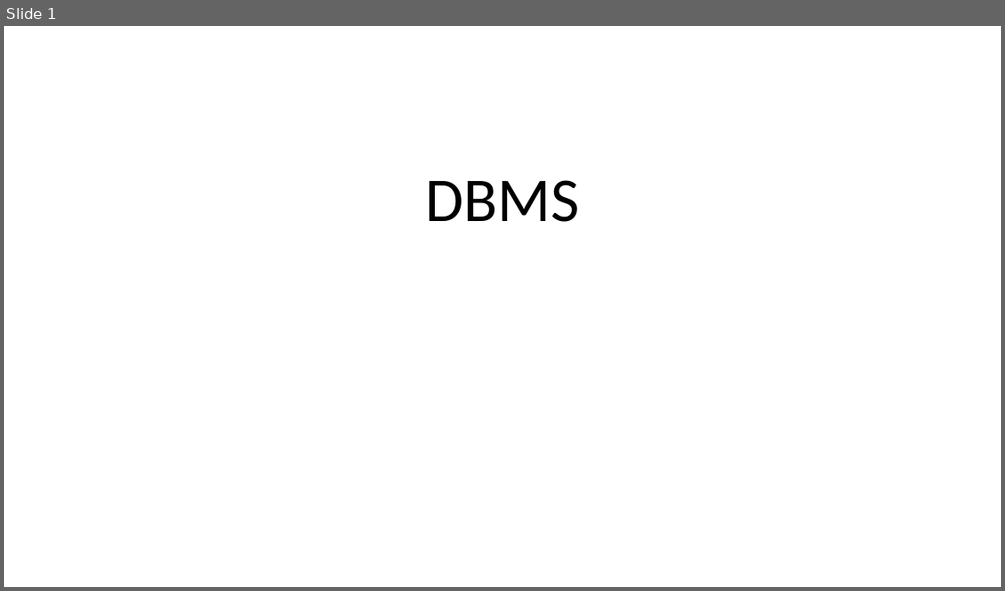
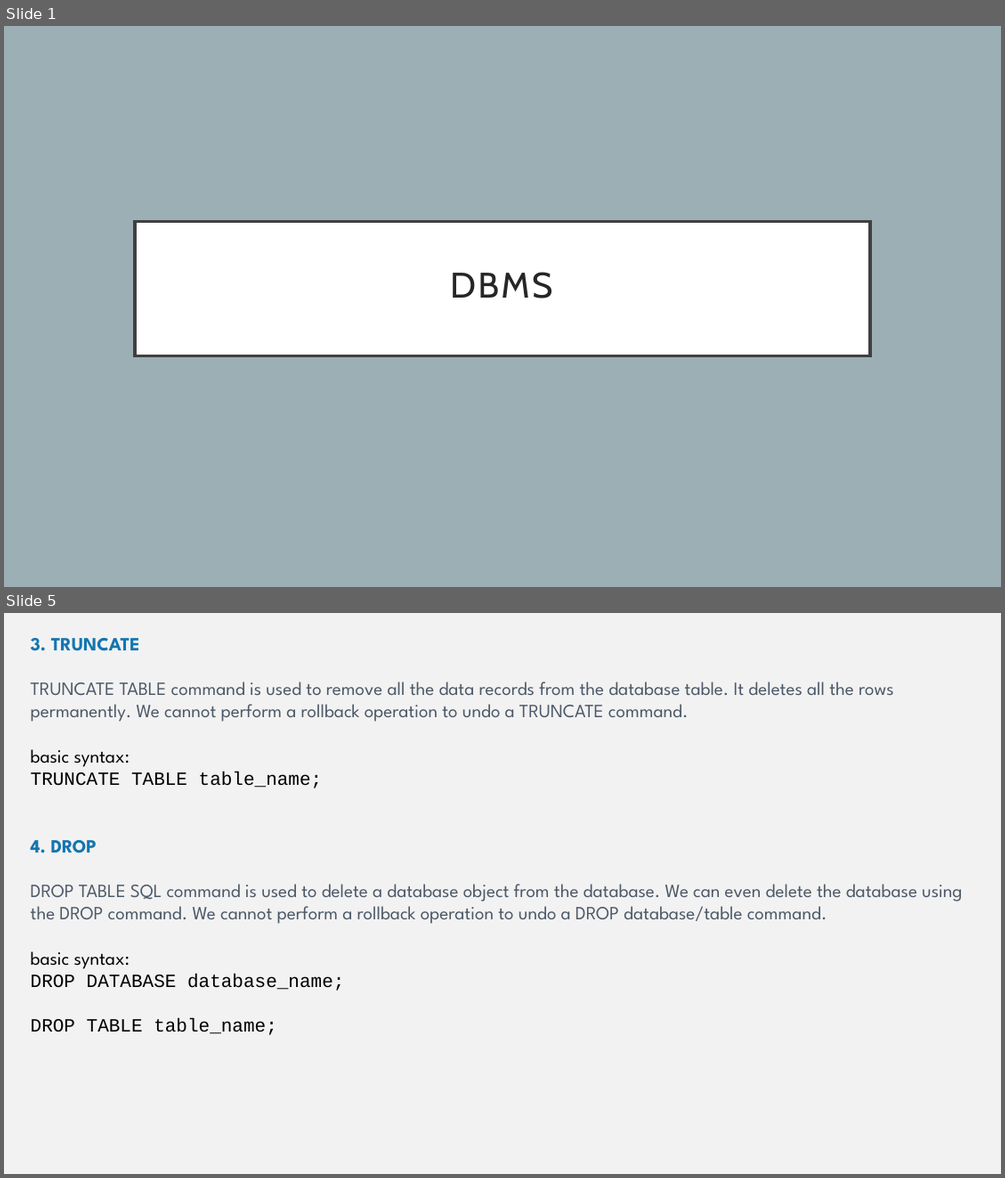
Before and after one commit to vishnuvishal-11/Vishnuvishal, a slide deck: Presentations/DBMS.pptx. Shown one above the other, each under a label of ours: slide 1 before the commit, slides 1 and 5 after it; the slides between them are not shown. The pictures are 1005x591 and 1005x1178 pixels, drawn with LibreOffice and Linux fonts; fonts in the diff are those of the drawing. Boxes give left, top, right and bottom in pixels: in the first picture for what was removed or moved away, otherwise in the second. Text is boxed around its words. In the diff, an @@ line names an element or a change of style, - is before the commit and + after.

```diff
--- a/Presentations/DBMS.pptx
+++ b/Presentations/DBMS.pptx
@@ slide 5 added at box(4, 613, 1001, 1174), background #F2F2F2 @@
@@ text added at box(31, 638, 962, 1035), 18 pt, text #4D5968 @@
+3. TRUNCATE
+TRUNCATE TABLE command is used to remove all the data records from the database table. It deletes all the rows permanently. We cannot perform a rollback operation to undo a TRUNCATE command.
+basic syntax:
+TRUNCATE TABLE table_name;
+4. DROP
+DROP TABLE SQL command is used to delete a database object from the database. We can even delete the database using the DROP command. We cannot perform a rollback operation to undo a DROP database/table command.
+basic syntax:
+DROP DATABASE database_name;
+DROP TABLE table_name;
@@ slide 1 changed as well @@
@@ background #FFFFFF to #9BAFB5 @@
@@ title "DBMS": place and size @@
-title "DBMS" at box(425, 180, 579, 222)
+title "DBMS" at box(135, 221, 870, 356)
@@ title "DBMS" at box(135, 221, 870, 356): size 60 to 34.2 pt, font Calibri to Cabin, text colour #000000 to #262626, letter spacing 0 to 2 pt; vertical alignment bottom to middle; fill none to #FFFFFF; outline none to #404040 3 pt @@
```
Also in this commit, not shown: 5 other slides changed, 22 other slides added, 1 other file.
